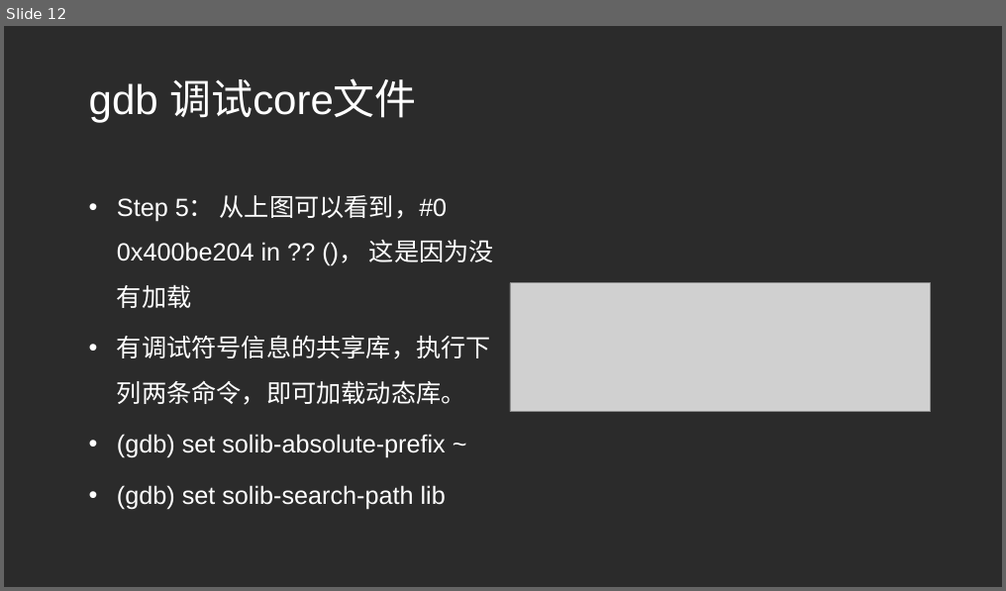
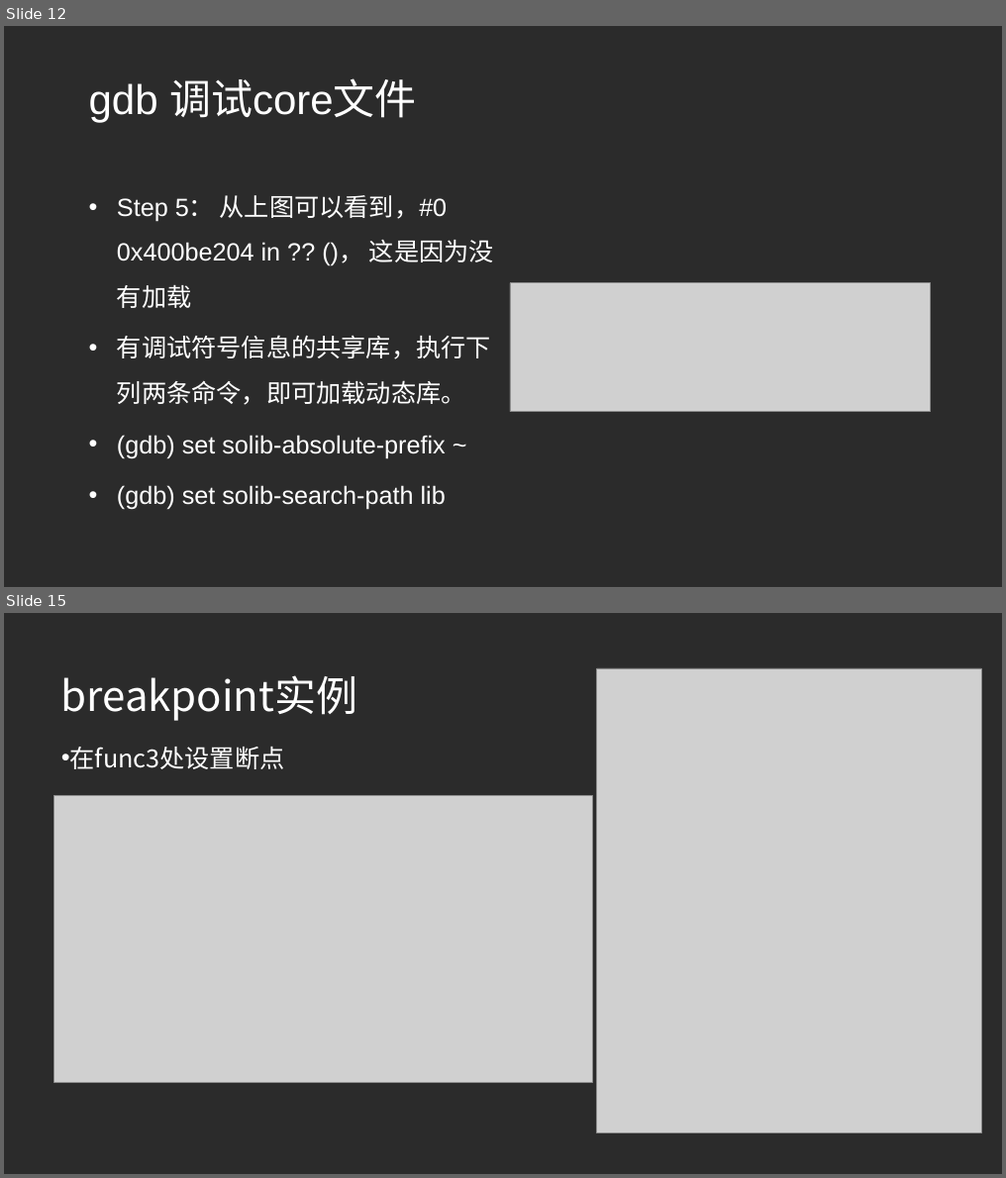
Before and after one commit to beyondforever1993/TestCode, a slide deck: linux调试工具.ppt. Shown one above the other, each under a label of ours: slide 12 before the commit, slides 12 and 15 after it; the slides between them are not shown. The pictures are 1006x591 and 1006x1178 pixels, drawn with LibreOffice and Linux fonts; fonts in the diff are those of the drawing; grey boxes stand for pictures; background and template pictures are left out; a plain dark background stands for a picture behind light text. Boxes give left, top, right and bottom in pixels: in the first picture for what was removed or moved away, otherwise in the second. Text is boxed around its words. In the diff, an @@ line names an element or a change of style, - is before the commit and + after.

```diff
--- a/linux调试工具.ppt
+++ b/linux调试工具.ppt
@@ slide 15 added at <box>4,613,1002,1174</box>, background picture (left out) @@
@@ picture added at <box>596,668,981,1133</box> @@
@@ title added at <box>61,675,357,721</box>, 40 pt, text #FFFFFF @@
+breakpoint实例
@@ text added at <box>70,747,285,769</box>, 24 pt, text #FFFFFF @@
+• 在func3处设置断点
@@ picture added at <box>54,795,592,1082</box> @@
```
Also in this commit, not shown: 2 other slides added.
